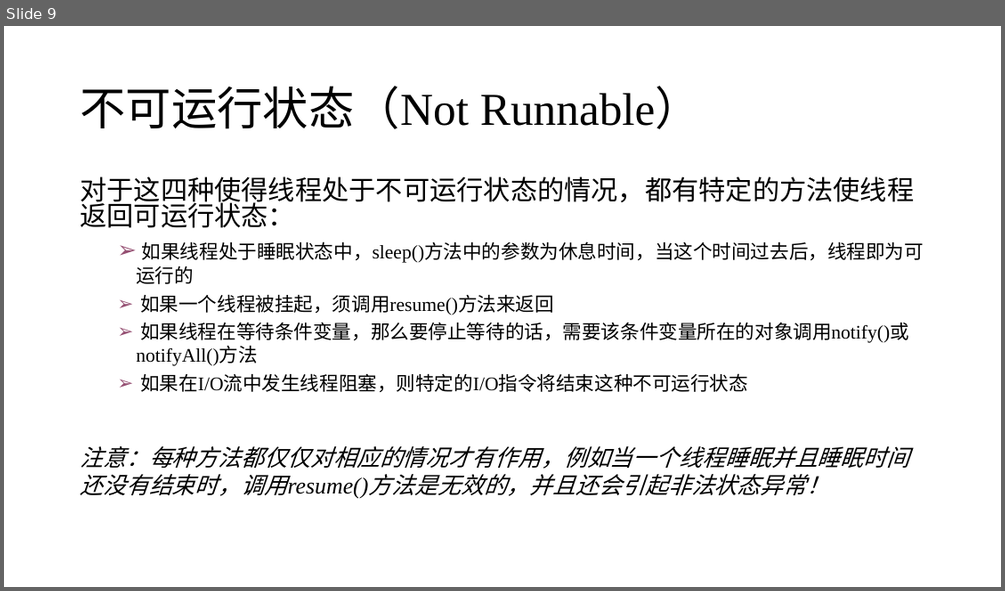
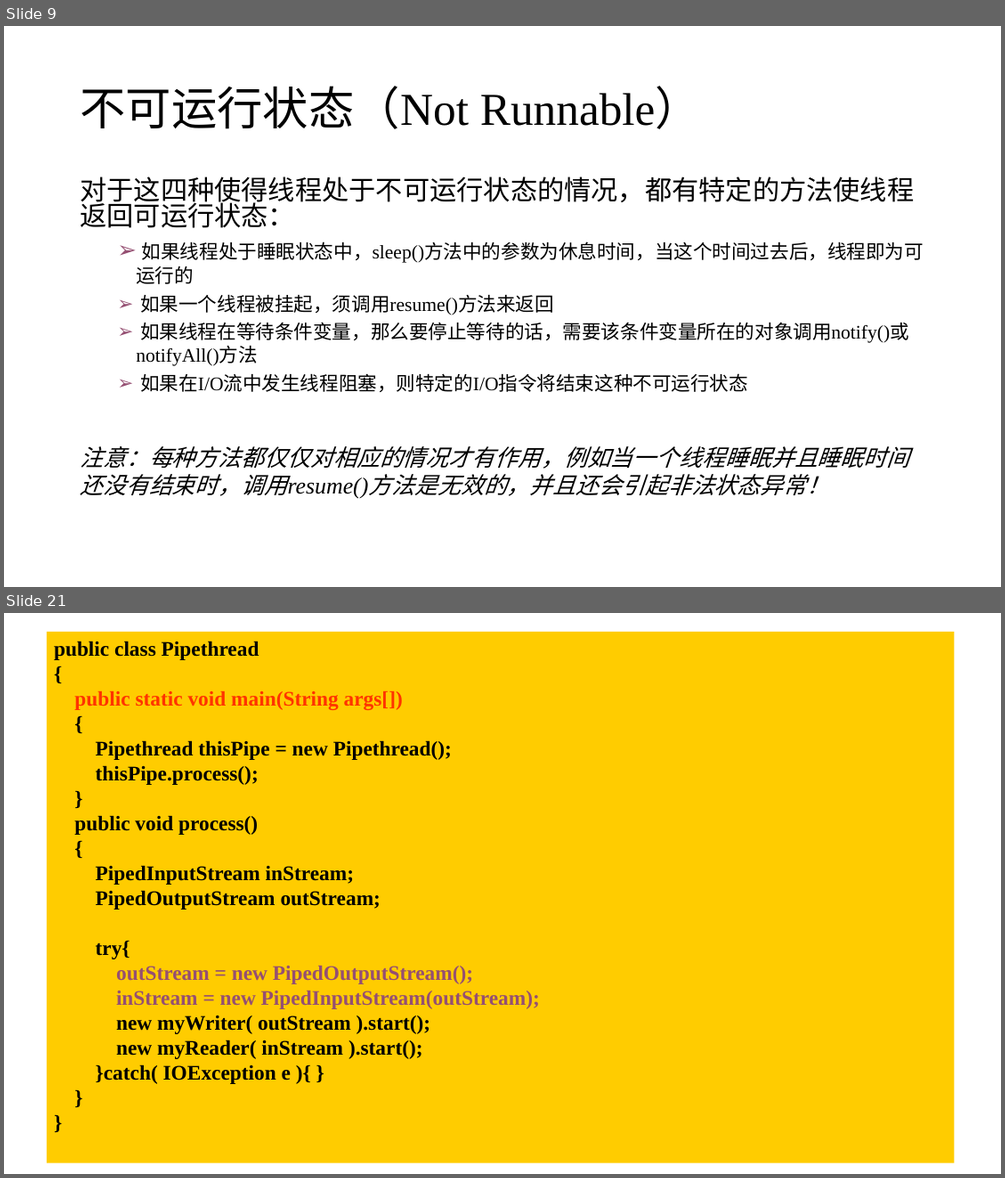
Before and after one commit to j-w-huang/oop, a slide deck: ch6/第六章 part3.pptx. Shown one above the other, each under a label of ours: slide 9 before the commit, slides 9 and 21 after it; the slides between them are not shown. The pictures are 1005x591 and 1005x1178 pixels, drawn with LibreOffice and Linux fonts; fonts in the diff are those of the drawing. Boxes give left, top, right and bottom in pixels: in the first picture for what was removed or moved away, otherwise in the second. Text is boxed around its words. In the diff, an @@ line names an element or a change of style, - is before the commit and + after.

```diff
--- a/ch6/第六章 part3.pptx
+++ b/ch6/第六章 part3.pptx
@@ slide 21 added at [4, 613, 1001, 1174], background #FFFFFF @@
@@ rectangle added at [47, 632, 955, 1163], fill #FFCC00, 20 pt, text #000000, bold @@
+public class Pipethread
+{
+public static void main(String args[])
+{
+Pipethread thisPipe = new Pipethread();
+thisPipe.process();
+}
+public void process()
+{
+PipedInputStream inStream;
+PipedOutputStream outStream;
+try{
+outStream = new PipedOutputStream();
+inStream = new PipedInputStream(outStream);
+new myWriter( outStream ).start();
+new myReader( inStream ).start();
+}catch( IOException e ){ }
+}
+}
```
Also in this commit, not shown: 1 slide changed, 29 other slides added, 2 other files.
